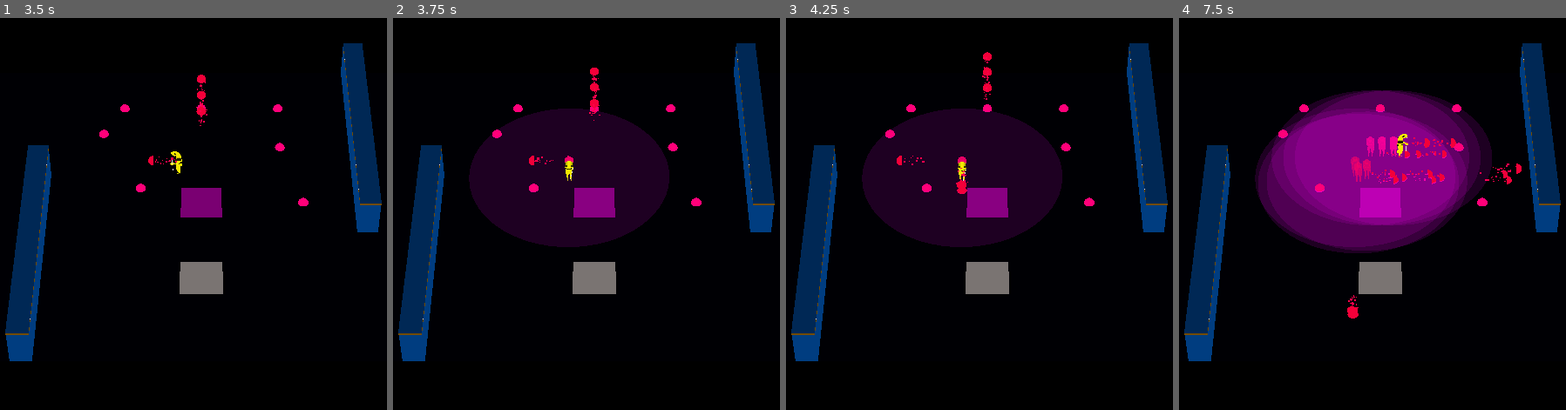
Above: before the commit, frames 1-4 (left to right).
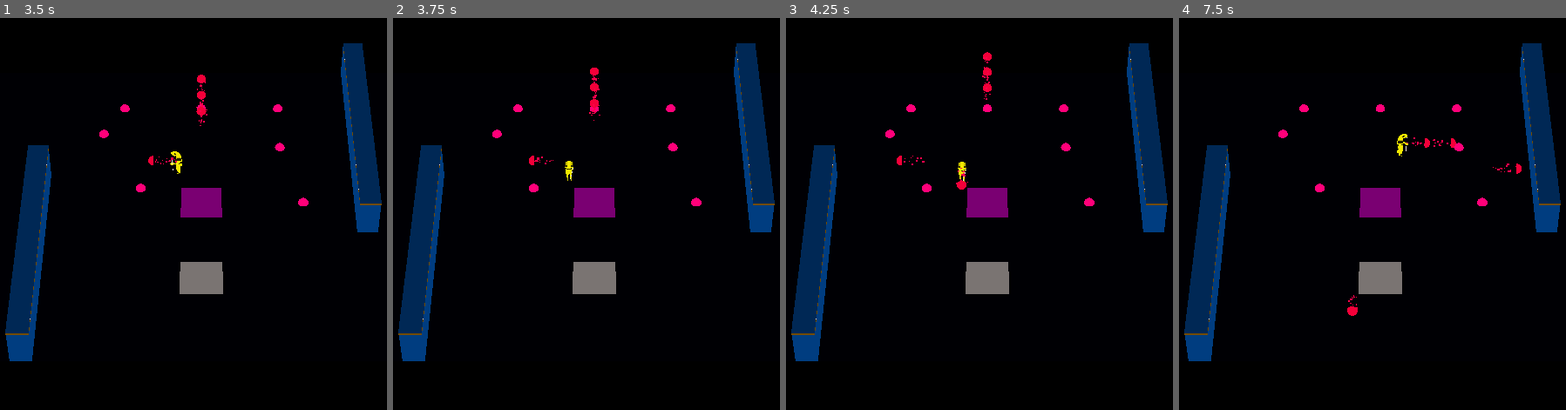
Above: after the commit, the same moments.

Repository: ralabate/30ddl
Game: Godot game, scene res://level/levels/empty_level.tscn
Same seed, same stepped clock (60 frames per second), same inputs: the game is played once before the commit and once after it. This scene is started directly instead of the project's main scene.
Inputs:
- Up to frame 1 (3.5 s): tap Enter (ui_accept) at 0.5, 0.77, 1.25, 1.52, 2, 2.75, 3.02 s; hold Up (ui_up) 0.53-2.03 s; tap A (player_mine) every 0.75 s from 0.6 to 2.85 s; hold Left (ui_left) from 2.03 s (still down)
- Up to frame 2 (3.75 s): release Left (ui_left) at 3.53 s; hold Down (ui_down) from 3.53 s (still down); tap A (player_mine) at 3.6 s
- Up to frame 3 (4.25 s): keep holding Down (ui_down); tap Enter (ui_accept) at 3.77 s
- Up to frame 4 (7.5 s): release Down (ui_down) at 4.28 s; hold Right (ui_right) 4.28-5.03 s; tap A (player_mine) every 0.75 s from 4.35 to 7.35 s; tap Enter (ui_accept) at 4.52, 6.02, 6.77 s; hold Up (ui_up) 5.03-5.78 s; hold Right (ui_right) from 5.78 s (still down)

Frame 1 is identical in both runs. In frame 2, 13% of the frame differs, in the area x 19-72%, y 23-59%; in frame 3, 13%; in frame 4, 19%, in the area x 19-87%, y 18-77%.
Error in both runs: Invalid access of index '1' on a base object of type: 'Array[Dictionary]'. (res://common/log.gd:9)

Commit message:
remove egg added for testing

Diff:
--- a/gauntlet/level/level.gd
+++ b/gauntlet/level/level.gd
@@ -36,8 +36,6 @@
 	player.phasing_toggled.connect(_on_player_toggled_phasing)
 	player.death.connect(_on_player_died)
 	player.done_winning.connect(_on_player_done_winning)
-
-	player.add_egg()
 
 
 func configure_badguy(badguy: Node3D) -> void:
